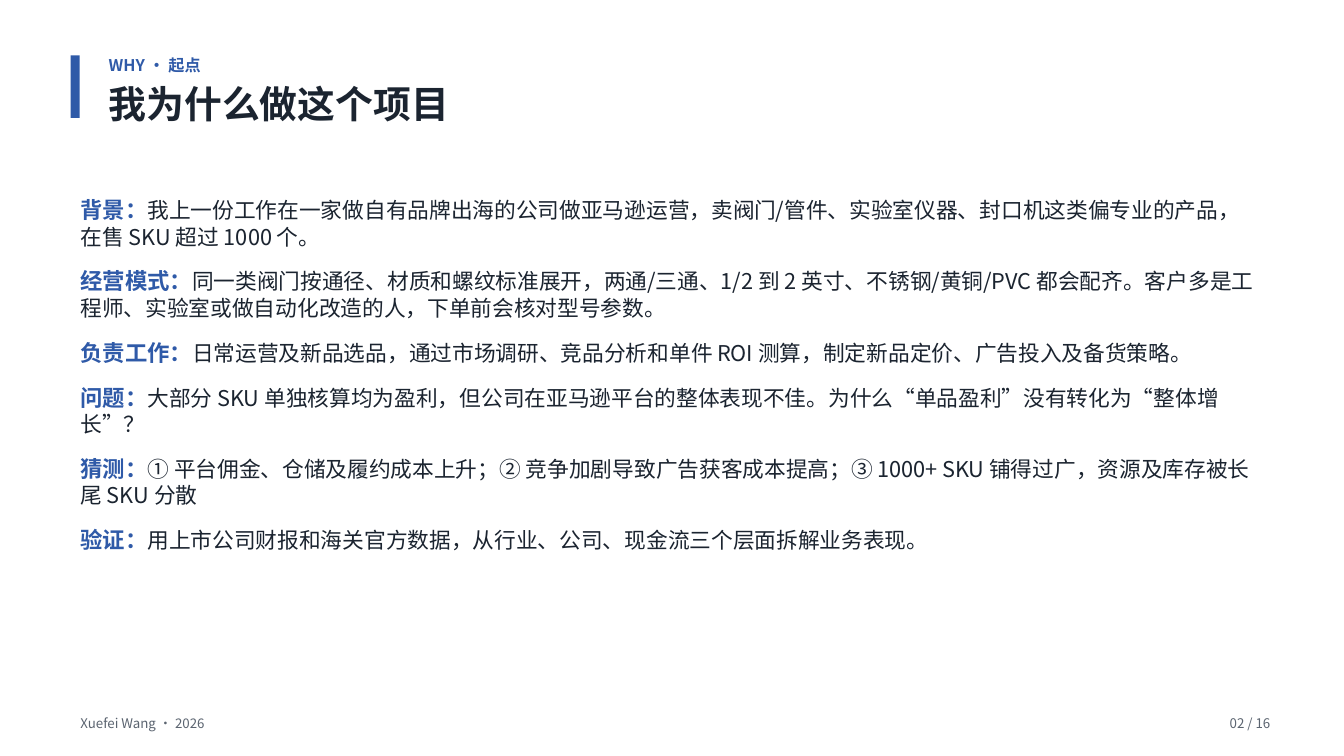
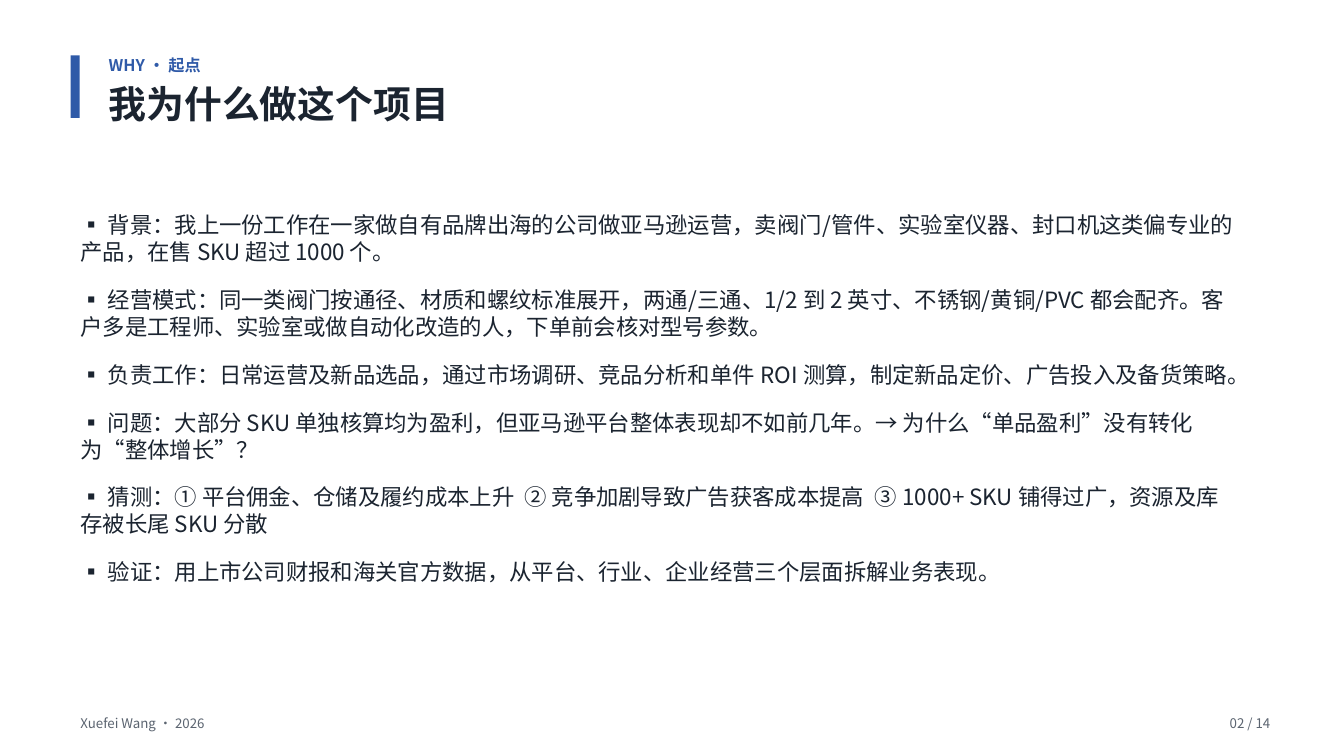
Before and after one commit to Ashely-sudo/cross-border-analysis, a slide deck: slide 2 of presentation/中国跨境电商出海赛道分析-项目故事-v2.pptx. Drawn at 1344x756 pixels with LibreOffice and Linux fonts; fonts in the diff are those of the drawing. Boxes give left, top, right and bottom in pixels: in the first picture for what was removed or moved away, otherwise in the second. Text is boxed around its words. In the diff, an @@ line names an element or a change of style, - is before the commit and + after.

```diff
--- a/presentation/中国跨境电商出海赛道分析-项目故事-v2.pptx
+++ b/presentation/中国跨境电商出海赛道分析-项目故事-v2.pptx
@@ text at [80, 214, 1249, 582]: text changed; size 15.5 to 16 pt @@
-背景：我上一份工作在一家做自有品牌出海的公司做亚马逊运营，卖阀门/管件、实验室仪器、封口机这类偏专业的产品，在售 SKU 超过 1000 个。
-经营模式：同一类阀门按通径、材质和螺纹标准展开，两通/三通、1/2 到 2 英寸、不锈钢/黄铜/PVC 都会配齐。客户多是工程师、实验室或做自动化改造的人，下单前会核对型号参数。
-负责工作：日常运营及新品选品，通过市场调研、竞品分析和单件 ROI 测算，制定新品定价、广告投入及备货策略。
-问题：大部分 SKU 单独核算均为盈利，但公司在亚马逊平台的整体表现不佳。为什么“单品盈利”没有转化为“整体增长”？
-猜测：① 平台佣金、仓储及履约成本上升；② 竞争加剧导致广告获客成本提高；③ 1000+ SKU 铺得过广，资源及库存被长尾 SKU 分散
-验证：用上市公司财报和海关官方数据，从行业、公司、现金流三个层面拆解业务表现。
+▪ 背景：我上一份工作在一家做自有品牌出海的公司做亚马逊运营，卖阀门/管件、实验室仪器、封口机这类偏专业的产品，在售 SKU 超过 1000 个。
+▪ 经营模式：同一类阀门按通径、材质和螺纹标准展开，两通/三通、1/2 到 2 英寸、不锈钢/黄铜/PVC 都会配齐。客户多是工程师、实验室或做自动化改造的人，下单前会核对型号参数。
+▪ 负责工作：日常运营及新品选品，通过市场调研、竞品分析和单件 ROI 测算，制定新品定价、广告投入及备货策略。
+▪ 问题：大部分 SKU 单独核算均为盈利，但亚马逊平台整体表现却不如前几年。→ 为什么“单品盈利”没有转化为“整体增长”？
+▪ 猜测：① 平台佣金、仓储及履约成本上升 ② 竞争加剧导致广告获客成本提高 ③ 1000+ SKU 铺得过广，资源及库存被长尾 SKU 分散
+▪ 验证：用上市公司财报和海关官方数据，从平台、行业、企业经营三个层面拆解业务表现。
@@ text at [1230, 718, 1271, 728]: text changed @@
-02 / 16
+02 / 14
```
Also in this commit, not shown: 12 other slides changed, 2 slides removed, 1 other file.
